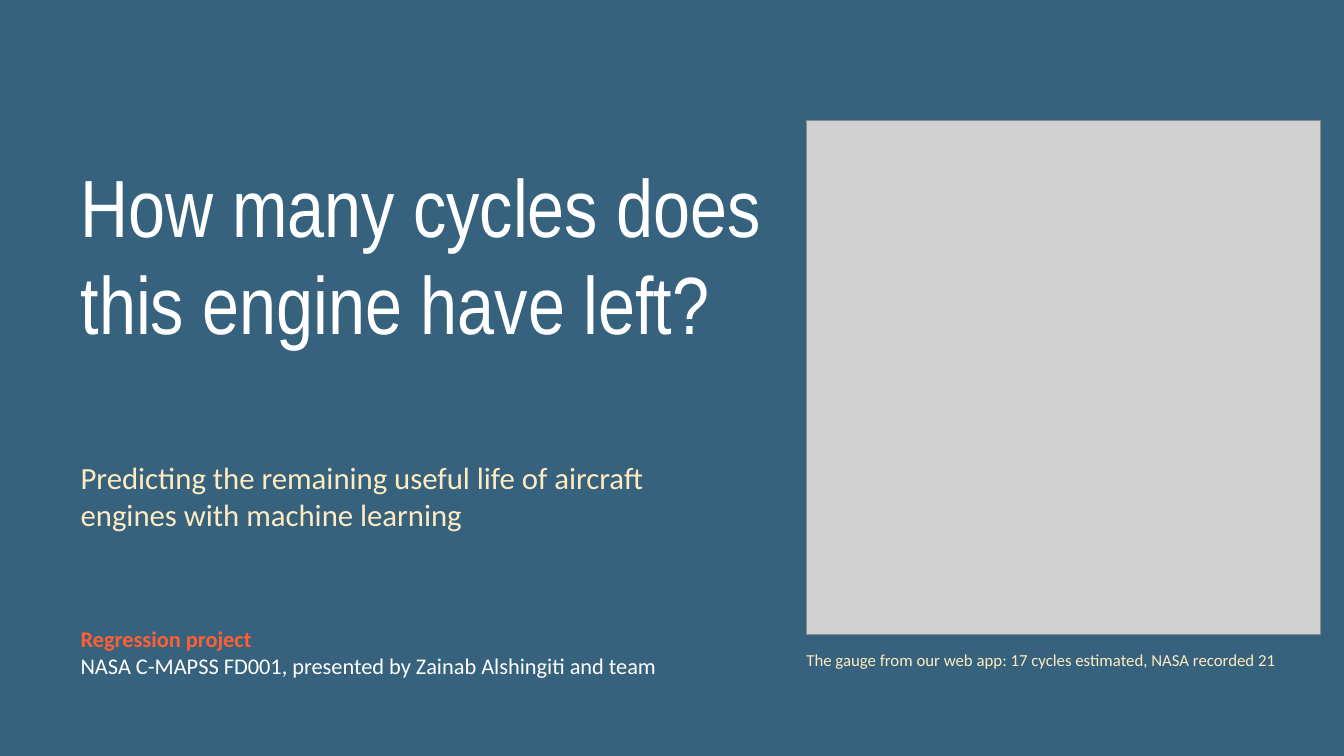
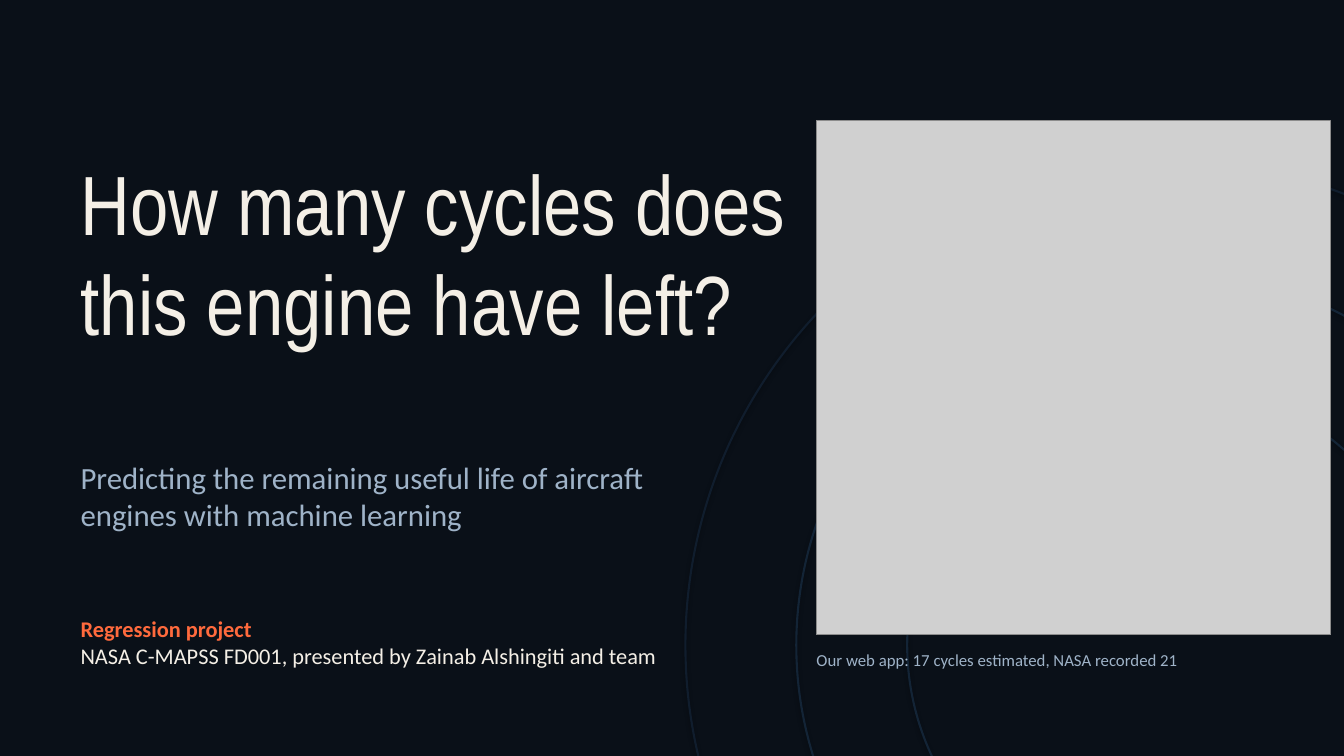
Before and after one commit to Shog7777/engine-rul-project, a slide deck: slide 1 of Presentation/Engine-RUL-Presentation.pptx. Drawn at 1344x756 pixels with LibreOffice and Linux fonts; fonts in the diff are those of the drawing; grey boxes stand for pictures. Boxes give left, top, right and bottom in pixels: in the first picture for what was removed or moved away, otherwise in the second. Text is boxed around its words. In the diff, an @@ line names an element or a change of style, - is before the commit and + after.

```diff
--- a/Presentation/Engine-RUL-Presentation.pptx
+++ b/Presentation/Engine-RUL-Presentation.pptx
@@ background #36627D to #0A1018 @@
@@ picture: place and size @@
-picture at [807,121,1321,635]
+picture at [817,121,1331,635]
@@ text "How many cycles does this ..." at [81,174,785,351]: size 58 to 60 pt, text colour #FFFFFF to #F4EFE6 @@
@@ ellipse added at [686,161,1344,756], outline #101D2D 1.5 pt @@
@@ ellipse added at [797,272,1344,756], outline #132436 1.5 pt @@
@@ ellipse added at [907,383,1344,756], outline #132436 1.5 pt @@
@@ text "Predicting the remaining useful life ..." at [81,467,643,532]: text colour #FFEBC2 to #9FB3C8 @@
@@ text "Regression project": place and size @@
-text "Regression project" at [81,631,656,678]
+text "Regression project" at [81,621,656,668]
@@ text "Regression project" at [81,621,656,668]: text colour #FF5F34 to #FF6A3D in "Regression project"; text colour #FFFFFF to #F4EFE6 in "NASA C-MAPSS FD001, presented by Zainab Alshingiti ..." @@
@@ text at [816,654,1177,669]: text changed; text colour #FFEBC2 to #9FB3C8 @@
-The gauge from our web app: 17 cycles estimated, NASA recorded 21
+Our web app: 17 cycles estimated, NASA recorded 21
```
Also in this commit, not shown: 8 other slides changed, 3 slides added, 1 slide removed, 1 other file.
